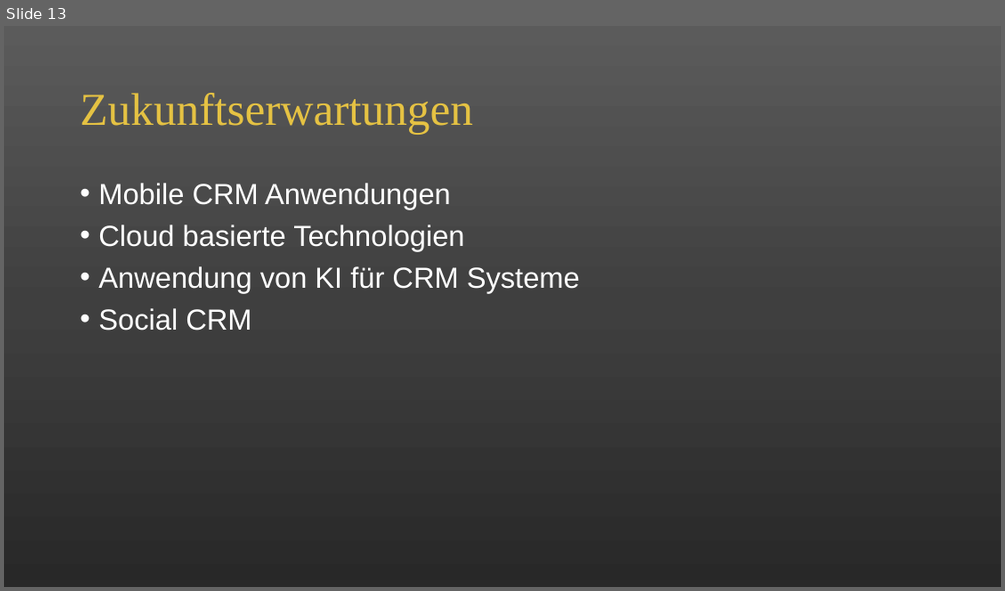
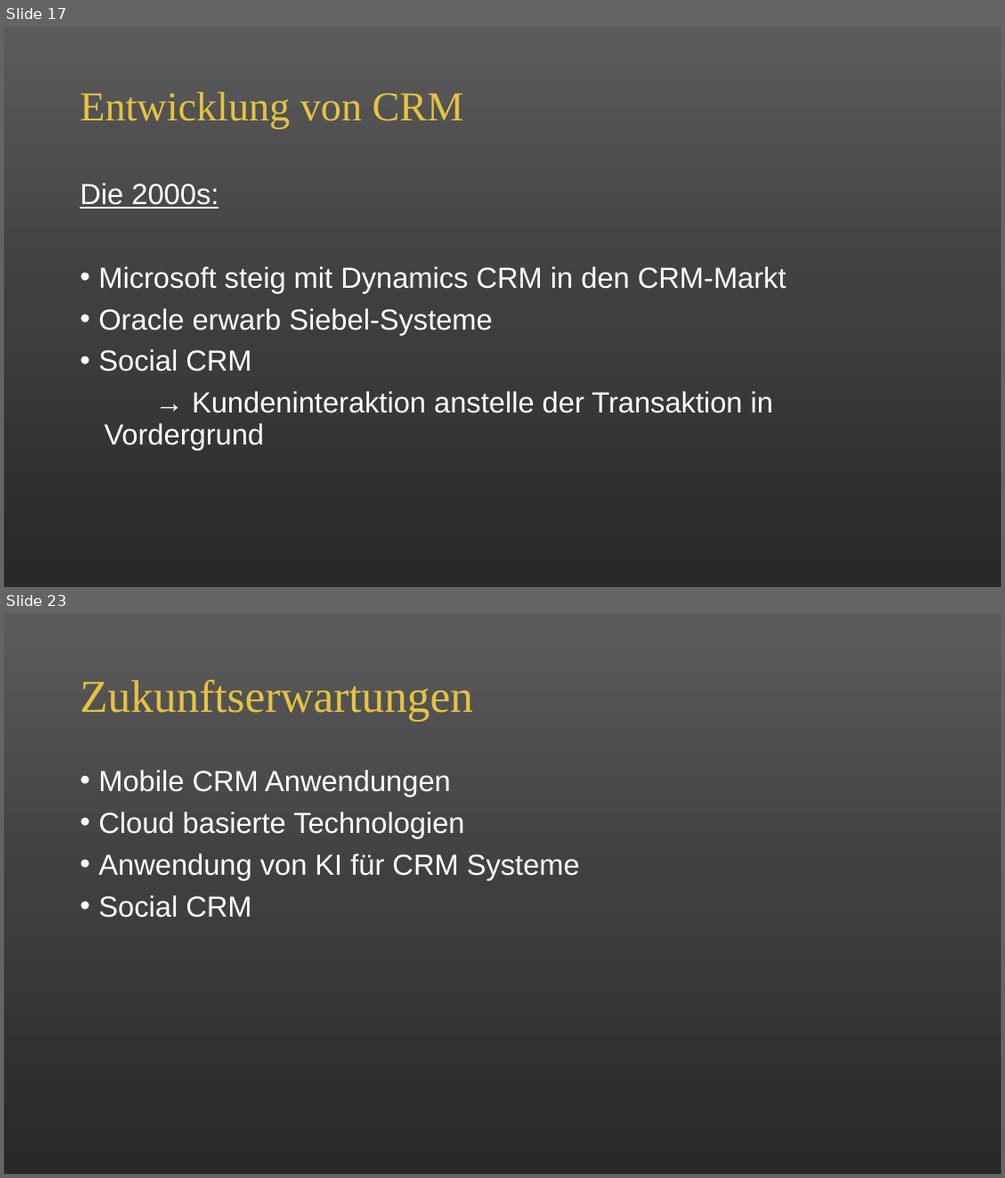
Before and after one commit to alicapr/CRM, a slide deck: CRM.pptx. Shown one above the other, each under a label of ours: slide 13 before the commit, slides 17 and 23 after it; the slides between them are not shown. The pictures are 1005x591 and 1005x1178 pixels, drawn with LibreOffice and Linux fonts; fonts in the diff are those of the drawing. Boxes give left, top, right and bottom in pixels: in the first picture for what was removed or moved away, otherwise in the second. Text is boxed around its words. In the diff, an @@ line names an element or a change of style, - is before the commit and + after.

```diff
--- a/CRM.pptx
+++ b/CRM.pptx
@@ slide 17 added at (4, 26, 1001, 587), background gradient #5B5B5B to #404040 to #292929 @@
@@ title added at (80, 92, 464, 128), 39.6 pt, text #E5C243 @@
+Entwicklung von CRM
@@ text added at (80, 183, 786, 450), 28 pt, text #FFFFFF @@
+Die 2000s:
+• Microsoft steig mit Dynamics CRM in den CRM-Markt
+• Oracle erwarb Siebel-Systeme
+• Social CRM
+→ Kundeninteraktion anstelle der Transaktion in Vordergrund
@@ what was slide 13 is now slide 23 @@
```
Also in this commit, not shown: 10 other slides added, 1 slide removed.
